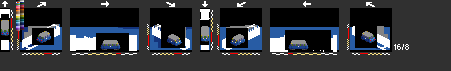
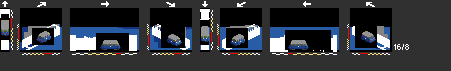
Comparing the layer stacks of the two 451×71 images. Changes:
painted on "Details" over [16,0,24,31]
